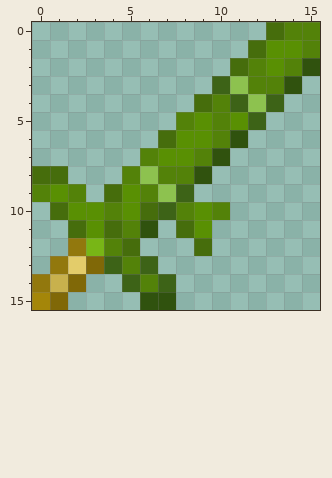
File history of a pixel-art sprite, Bambu Espada Resources/textures/items/espada_de_bambu.png. The first picture shows the starting point.
The file is 16x16 pixels.
The result:
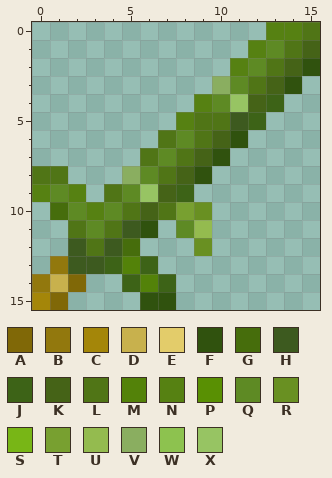
Palette (. is transparent): A #806807  B #92780d  C #a48609  D #c8b14d  E #e3cc6a  F #30520e  G #466d0c  H #3d5a1f  J #3d6317  K #456317  L #507516  M #538209  N #568112  P #599003  Q #5e8a24  R #699022  S #78b616  T #78a030  U #94bb4f  V #8aae60  W #8dc24f  X #97c463
Commit: Bamboo speed
What changed:
y 0: x 13..15 GMM -> NNL
y 1: x 12..15 GPPM -> NQLK
y 2: x 11..14 GMPM -> NQLK
y 3: x 10..13 JWMM -> VQLK
y 4: x 9..12 GMJW -> NQXK
y 5: x 8..11 MPMP -> NLLH
y 6: x 7..10 GPPM -> LQLK
y 7: x 6..9 MPPM -> LQLK
y 8: x 0..1 GG -> LL; x 5..8 MWMM -> VQLK
y 9: x 0..2 MPM -> NQN; x 4..7 GPMW -> LQXK
y 10: x 2..10 PPMPGJMPM -> QNQLKLTR.
y 11: x 2..5 GPGM -> LQLH; x 8..9 GP -> QU
y 12: x 2..4 BSM -> HLH; x 9 G -> R
y 13: x 2..3 EA -> HH
Pixel boxes of the changes (left, top, right, bottom) in both pictures:
changed: (32, 22, 320, 274)
